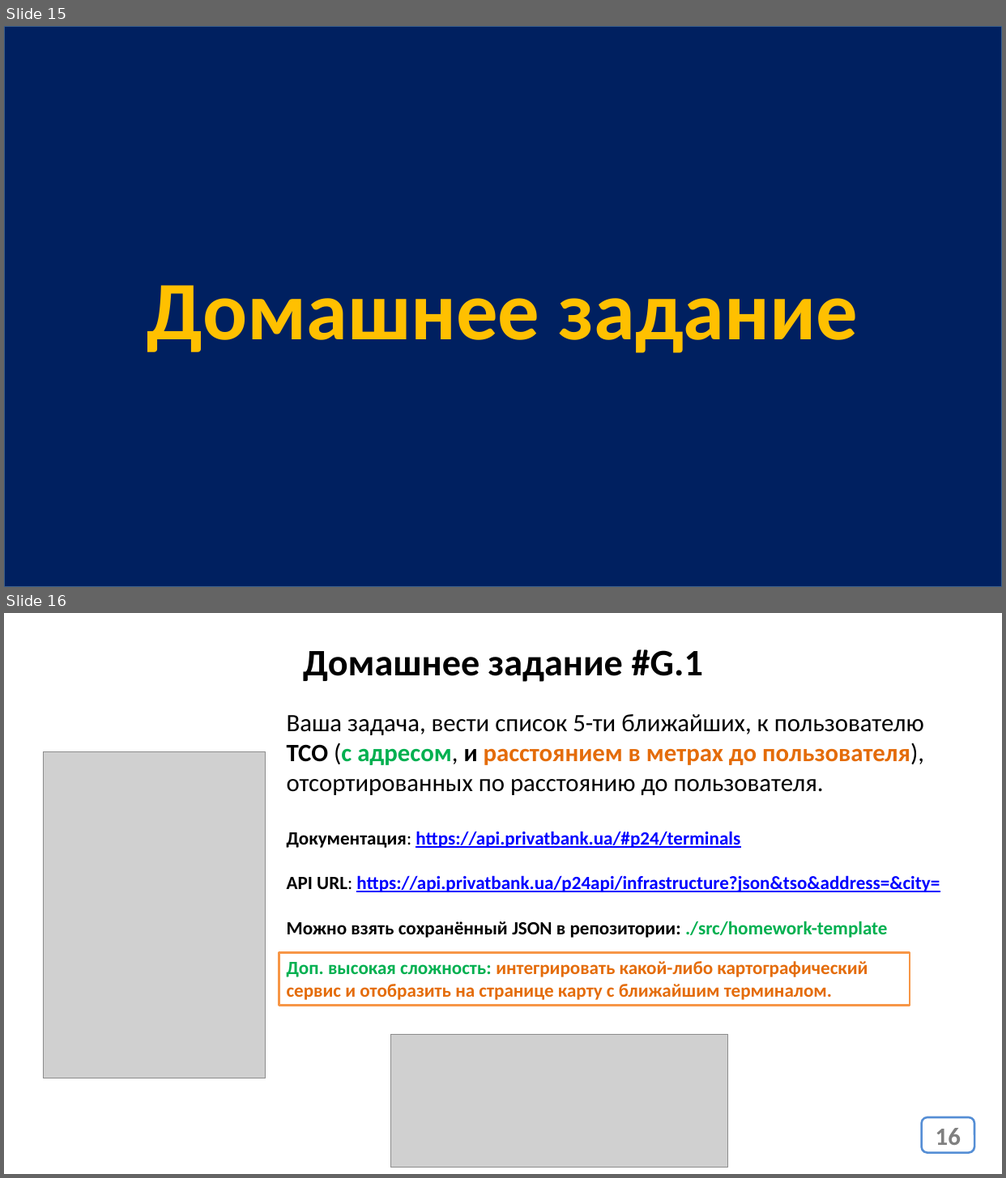
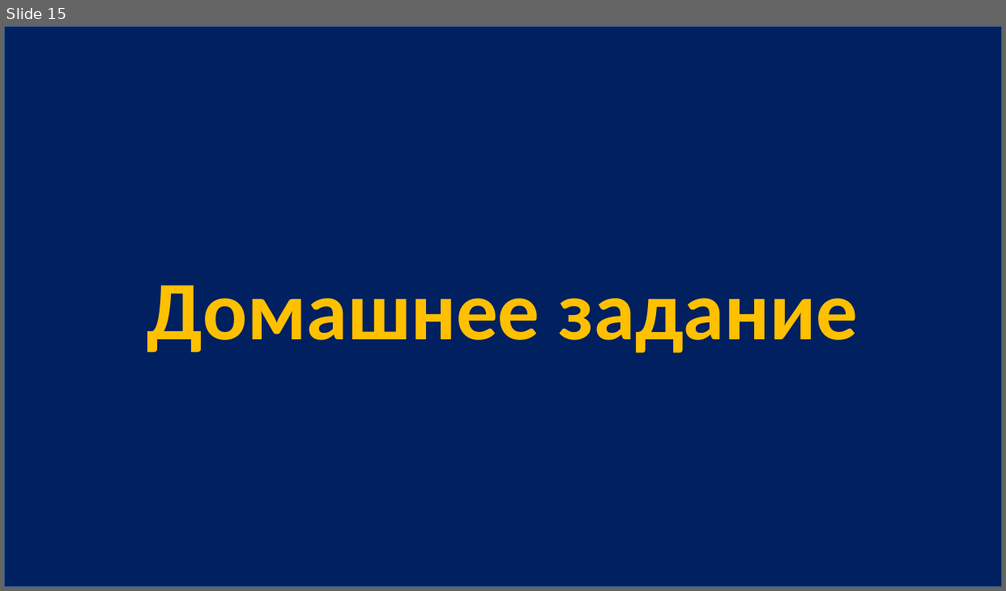
Before and after one commit to js-16-ort-dnipro/lesson07, a slide deck: lesson07.pptx. Shown one above the other, each under a label of ours: slides 15 and 16 before the commit, slide 15 after it. The pictures are 1006x1178 and 1006x591 pixels, drawn with LibreOffice and Linux fonts; fonts in the diff are those of the drawing; grey boxes stand for pictures. Boxes give left, top, right and bottom in pixels: in the first picture for what was removed or moved away, otherwise in the second. Text is boxed around its words. In the diff, an @@ line names an element or a change of style, - is before the commit and + after.

```diff
--- a/lesson07.pptx
+++ b/lesson07.pptx
@@ slide 16 removed at (4,613,1002,1174), background #FFFFFF @@
@@ text removed at (303,649,703,682) @@
-Домашнее задание #G.1
@@ text removed at (287,714,924,795) @@
-Ваша задача, вести список 5-ти ближайших, к пользователю ТСО (с адресом, и расстоянием в метрах до пользователя), отсортированных по расстоянию до пользователя.
@@ picture removed at (43,752,266,1079) @@
@@ text removed at (287,831,940,938) @@
-Документация: https://api.privatbank.ua/#p24/terminals
-API URL: https://api.privatbank.ua/p24api/infrastructure?json&tso&address=&city=
-Можно взять сохранённый JSON в репозитории: ./src/homework-template
@@ rectangle removed at (279,953,910,1006) @@
-Доп. высокая сложность: интегрировать какой-либо картографический сервис и отобразить на странице карту с ближайшим терминалом.
@@ picture removed at (391,1034,728,1168) @@
@@ page number removed at (922,1118,975,1152) @@
-16
```
Also in this commit, not shown: 1 slide added, 39 other files.
